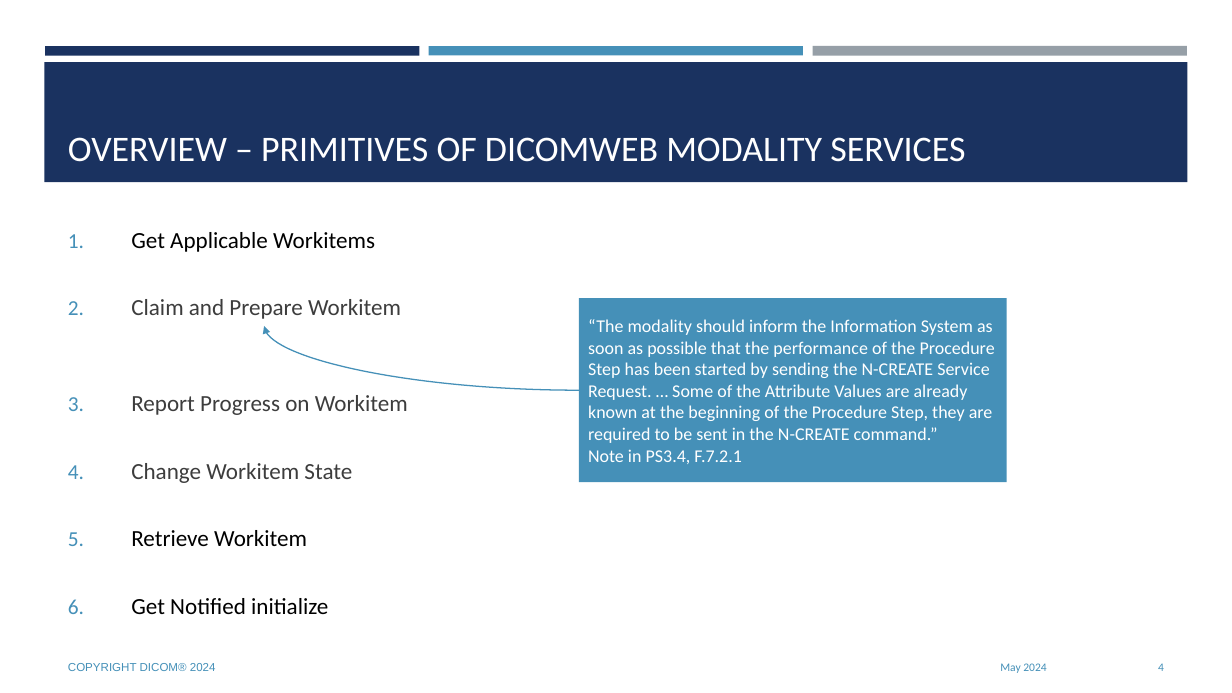
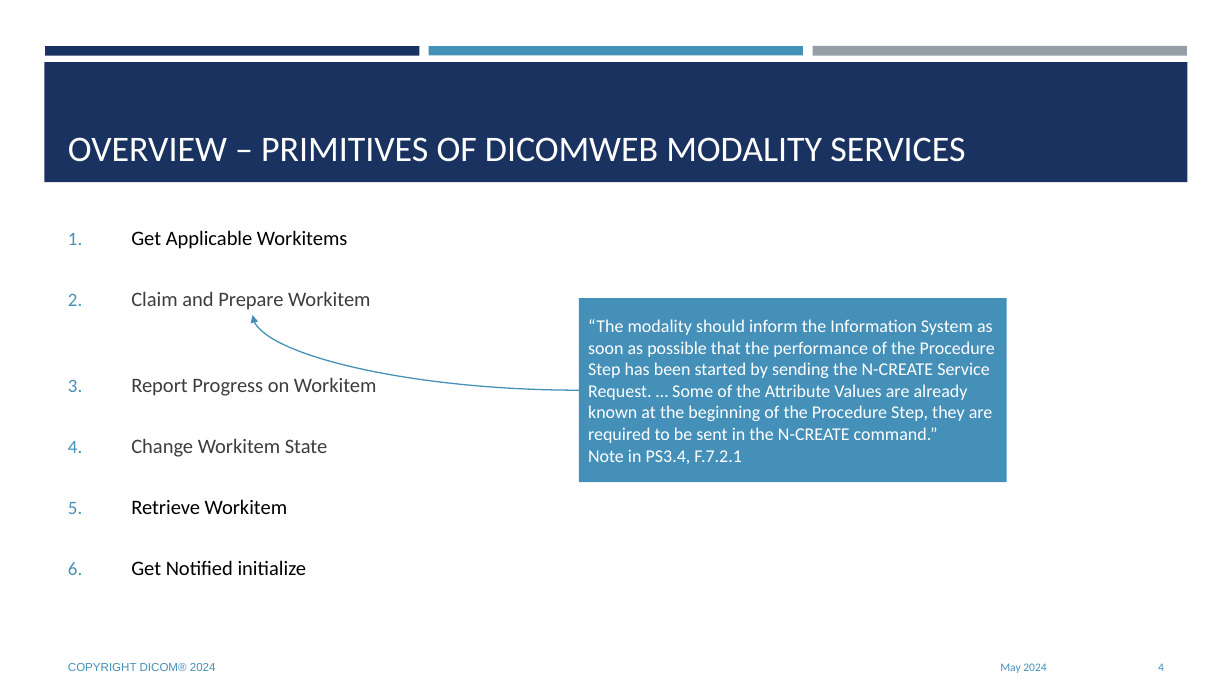
Before and after one commit to krotz-dieter/dicomweb-dmwl-mpps, a slide deck: slide 4 of documents/supNNN_fr_DICOMwebModalityServices.20240531.pptx. Drawn at 1232x693 pixels with LibreOffice and Linux fonts; fonts in the diff are those of the drawing; background and template pictures are left out. Boxes give left, top, right and bottom in pixels: in the first picture for what was removed or moved away, otherwise in the second. Text is boxed around its words. In the diff, an @@ line names an element or a change of style, - is before the commit and + after.

Commit message:
Added primitive names vs. commands

```diff
--- a/documents/supNNN_fr_DICOMwebModalityServices.20240531.pptx
+++ b/documents/supNNN_fr_DICOMwebModalityServices.20240531.pptx
@@ text "Get Applicable Workitems" at <box>131,230,376,575</box>: size 18 to 16 pt @@
@@ curved arrow moved from (579, 390) - (264, 326) to (579, 390) - (252, 315) @@
```
Also in this commit, not shown: 6 other slides changed, 3 slides added, 3 other files.
